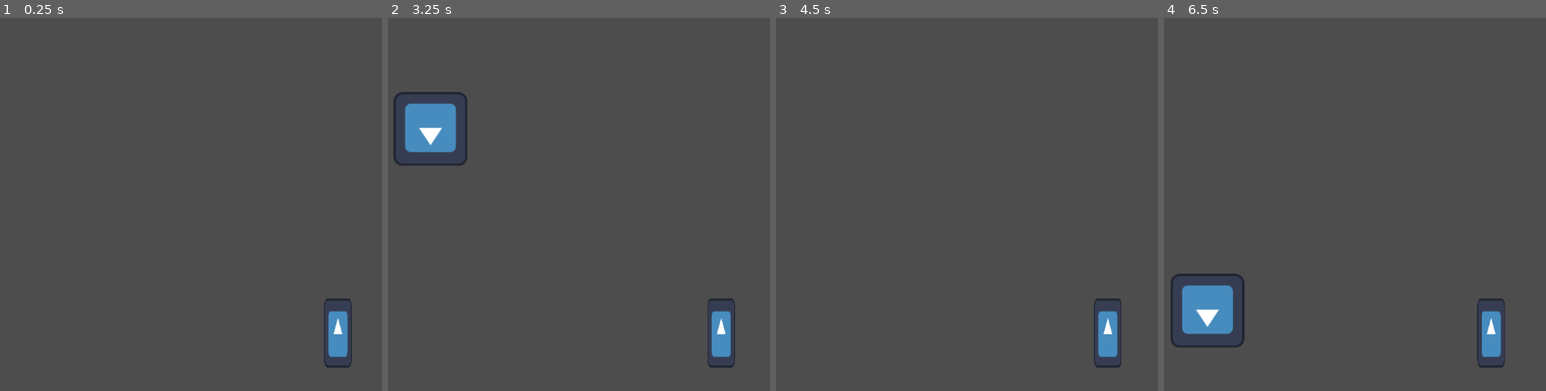
Above: before the commit, frames 1-4 (left to right).
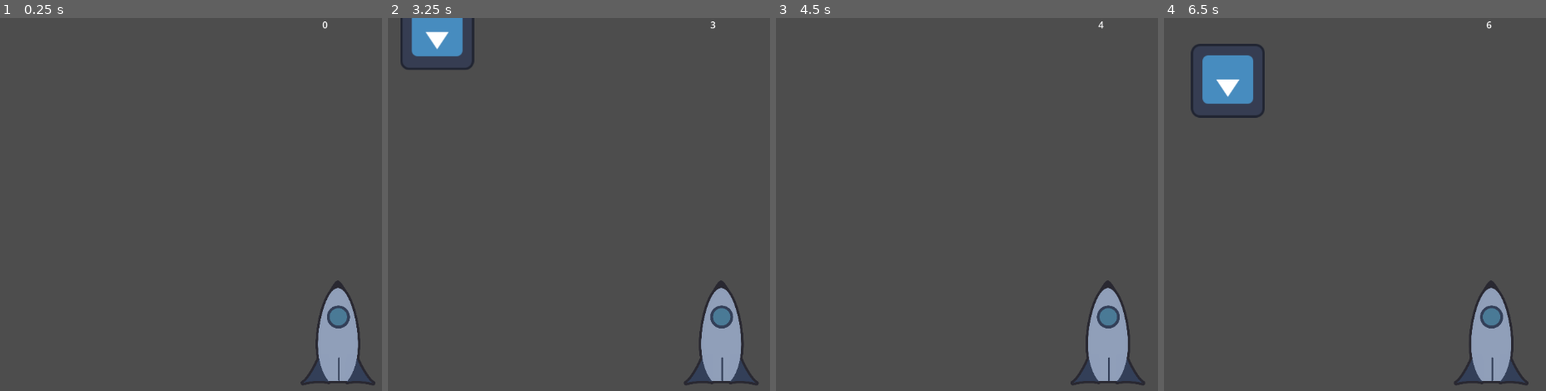
Above: after the commit, the same moments.

Repository: Ranger-NF/BlastOff
Game: Godot game, scene res://main.tscn
Same seed, same stepped clock (60 frames per second), same inputs: the game is played once before the commit and once after it. The engine's default icon, where the game draws it, is replaced by a stand-in: a white triangle on a blue panel in a dark square.
Inputs (mouse positions are in pixels of both pictures, inside the frame that each line leads up to):
- Up to frame 1 (0.25 s): no input
- Up to frame 2 (3.25 s): tap Enter at 0.5, 2 s; move the mouse to (outside the picture) at 0.52 s; click (outside the picture) at 0.67 s; tap Space at 1.25, 2.75 s; drag from (579, 223) to (727, 331) at 1.27 s; move the mouse to (outside the picture) at 2.02 s; click (outside the picture) at 2.17 s; drag from (682, 279) to (514, 148) at 2.77 s
- Up to frame 3 (4.5 s): move the mouse to (outside the picture) at 3.52 s; click (outside the picture) at 3.67 s; drag from (902, 148) to (1112, 331) at 4.27 s
- Up to frame 4 (6.5 s): move the mouse to (1523, 204) at 5.02 s; click (1523, 204) at 5.17 s; tap Enter at 5.75 s; drag from (1389, 111) to (1355, 223) at 5.77 s

The runs differ from the first frame. In frame 1, 2.8% of the frame differs, in the area x 78-99%, y 0-99%; in frame 2, 6.8%; in frame 3, 2.8%; in frame 4, 7.3%, in the area x 1-96%, y 0-99%.

Commit message:
Added rocket texture, basic ui, two singletons 🚀

Diff:
--- a/asteroids.tscn
+++ b/asteroids.tscn
@@ -7,27 +7,58 @@
 
 @export var inital_speed = 10
 @export var acceleration = 30
-@export var max_speed = 30
+@export var max_fall_speed = 30
 
 var can_move: bool = false
 var move_vec: Vector2 = Vector2.ZERO
 
+# For objects that move across the screen
+@export var horizontal_speed: float = 0 # Should be constant speed
+var moving_to_right: bool = true # True to move from left to right, false to move from right to left
+
+
 func _ready() -> void:
     can_move = true
-    move_vec.y = inital_speed
+    horizontal_speed = randf_range(0, 10) # Randomize
+
+func free_fall(delta) -> void:
+    move_vec.y += (acceleration * delta)
+    move_vec.y = limit_speed(move_vec.y, max_fall_speed)
+
+    self.position.y += move_vec.y
 
 func _physics_process(delta: float) -> void:
-    if can_move:
-        move_vec.y += (acceleration * delta)
-        move_vec.limit_length(max_speed)
+    if not can_move:
+        return
 
-        self.position.y += move_vec.y
+    if horizontal_speed == 0:
+        free_fall(delta)
+    else:
+        move_vec.y += ((0.5 * acceleration) * delta) # Gives more time for the object to move horizontally
+
+        if moving_to_right:
+            move_vec.x += (horizontal_speed * delta)
+        else:
+            move_vec.x += -1 * (horizontal_speed * delta) # Make it move to left side (-ve x)
+
+        move_vec.x = limit_speed(move_vec.x, horizontal_speed)
+        self.position += move_vec
+
+func limit_speed(current_speed: float, max_speed: float) -> float:
+    if current_speed > max_speed:
+        return max_speed
+    else:
+        return current_speed
+
+func _on_visible_on_screen_notifier_2d_screen_exited() -> void:
+    queue_free()
 "
 
 [sub_resource type="RectangleShape2D" id="RectangleShape2D_8rg67"]
 size = Vector2(120, 120)
 
-[node name="asteroids" type="Area2D"]
+[node name="asteroids" type="Area2D" groups=["obstacles"]]
+collision_mask = 2
 script = SubResource("GDScript_ymkuq")
 
 [node name="Sprite2D" type="Sprite2D" parent="."]
@@ -37,3 +68,7 @@
 [node name="CollisionShape2D" type="CollisionShape2D" parent="."]
 position = Vector2(0, -1)
 shape = SubResource("RectangleShape2D_8rg67")
+
+[node name="VisibleOnScreenNotifier2D" type="VisibleOnScreenNotifier2D" parent="."]
+
+[connection signal="screen_exited" from="VisibleOnScreenNotifier2D" to="." method="_on_visible_on_screen_notifier_2d_screen_exited"]
--- /dev/null
+++ b/game_manager.gd
@@ -0,0 +1,7 @@
+extends Node
+
+signal game_started
+signal game_over
+
+signal player_health_changed
+signal rocket_speed_changed
--- a/main.tscn
+++ b/main.tscn
@@ -1,12 +1,24 @@
-[gd_scene load_steps=4 format=3 uid="uid://dikpya2pi0i66"]
+[gd_scene load_steps=5 format=3 uid="uid://dikpya2pi0i66"]
 
 [ext_resource type="PackedScene" uid="uid://c1tug87fw4xs" path="res://rocket.tscn" id="1_nmvdq"]
 [ext_resource type="PackedScene" uid="uid://c7xy671srn8rt" path="res://asteroids.tscn" id="2_xclxf"]
+[ext_resource type="PackedScene" uid="uid://0ckqin0njvj4" path="res://ui.tscn" id="3_05n13"]
 
 [sub_resource type="GDScript" id="GDScript_vu1uo"]
 script/source = "extends Node2D
 
 @export var asteroid_node: PackedScene
+var is_game_running: bool = false
+
+func _ready() -> void:
+    GameManager.game_started.connect(restart_game)
+    GameManager.game_over.connect(_on_game_over)
+
+    GameManager.emit_signal(\"game_started\")
+
+func _physics_process(delta: float) -> void:
+    if is_game_running:
+        StatManager.time_spent += delta
 
 func spawn_asteroids():
     var screen_size = get_viewport_rect().size.x
@@ -16,6 +28,18 @@
     new_asteroid.position = spawn_location
     add_child(new_asteroid)
 
+func _on_game_over() -> void:
+    is_game_running = false
+    $AsteroidTimer.stop()
+
+    await get_tree().create_timer(3).timeout
+
+    GameManager.emit_signal(\"game_started\")
+
+func restart_game() -> void:
+    is_game_running = true
+    StatManager.time_spent = 0
+    $AsteroidTimer.start()
 
 func _on_asteroid_timer_timeout() -> void:
     spawn_asteroids()
@@ -30,6 +54,7 @@
 
 [node name="AsteroidTimer" type="Timer" parent="."]
 wait_time = 3.0
-autostart = true
+
+[node name="UI" parent="." instance=ExtResource("3_05n13")]
 
 [connection signal="timeout" from="AsteroidTimer" to="." method="_on_asteroid_timer_timeout"]
--- a/project.godot
+++ b/project.godot
@@ -15,9 +15,19 @@
 config/features=PackedStringArray("4.2", "GL Compatibility")
 config/icon="res://icon.svg"
 
+[autoload]
+
+StatManager="*res://stat_manager.gd"
+GameManager="*res://game_manager.gd"
+
 [input_devices]
 
 pointing/emulate_touch_from_mouse=true
+
+[layer_names]
+
+2d_physics/layer_1="Obstacles"
+2d_physics/layer_2="Player"
 
 [rendering]
 
--- a/rocket.tscn
+++ b/rocket.tscn
@@ -1,6 +1,6 @@
 [gd_scene load_steps=4 format=3 uid="uid://c1tug87fw4xs"]
 
-[ext_resource type="Texture2D" uid="uid://c7yipgfafwnau" path="res://icon.svg" id="1_hyjbm"]
+[ext_resource type="Texture2D" uid="uid://cdelynp7nbp4" path="res://rocket.png" id="1_m874q"]
 
 [sub_resource type="GDScript" id="GDScript_lpiqs"]
 script/source = "extends Area2D
@@ -15,9 +15,18 @@
     RESET
 }
 
+signal player_hurt
+
+var is_game_running: bool = false
+
 var has_recieved_input: bool
 var move_vec: Vector2
 var direction_to_move: int # Either left or tight (from enum)
+
+func _ready() -> void:
+    GameManager.game_started.connect(_on_game_start)
+    GameManager.game_over.connect(_on_game_over)
+    self.connect(\"player_hurt\", _on_hurt)
 
 func move(delta: float):
     # Increment velocity with acceleration if given the input
@@ -48,7 +57,8 @@
         move_vec = Vector2.ZERO # Resets the velocity to sudden stop
 
 func _physics_process(delta: float) -> void:
-    move(delta)
+    if is_game_running:
+        move(delta)
 
 func _input(event: InputEvent) -> void:
     if !(event is InputEventScreenDrag) and !(event is InputEventScreenTouch) and !(event is InputEventMouse):
@@ -62,18 +72,36 @@
         direction_to_move = LEFT
 
     has_recieved_input = true
+
+func _on_hurt():
+    GameManager.emit_signal(\"game_over\")
+    print(\"PLACEHOLDER: Player got hurt\")
+
+func _on_area_shape_entered(_area_rid: RID, area: Area2D, _area_shape_index: int, _local_shape_index: int) -> void:
+    if area.is_in_group(\"obstacles\"):
+        emit_signal(\"player_hurt\")
+
+func _on_game_start() -> void:
+    is_game_running = true
+
+func _on_game_over() -> void:
+    is_game_running = false
 "
 
-[sub_resource type="RectangleShape2D" id="RectangleShape2D_fly6p"]
-size = Vector2(46, 113)
+[sub_resource type="CapsuleShape2D" id="CapsuleShape2D_782wp"]
+radius = 40.0
+height = 177.0
 
 [node name="Rocket" type="Area2D"]
+collision_layer = 2
 script = SubResource("GDScript_lpiqs")
 
 [node name="Sprite2D" type="Sprite2D" parent="."]
-scale = Vector2(0.375, 0.9375)
-texture = ExtResource("1_hyjbm")
+scale = Vector2(0.2, 0.2)
+texture = ExtResource("1_m874q")
 
 [node name="CollisionShape2D" type="CollisionShape2D" parent="."]
 position = Vector2(0, -0.5)
-shape = SubResource("RectangleShape2D_fly6p")
+shape = SubResource("CapsuleShape2D_782wp")
+
+[connection signal="area_shape_entered" from="." to="." method="_on_area_shape_entered"]
--- /dev/null
+++ b/stat_manager.gd
@@ -0,0 +1,14 @@
+extends Node
+
+var time_spent: float
+
+# Variables for score calculation
+var score_gained: float
+
+var rocket_speed: float = 1
+
+func _calculate_score() -> void:
+    score_gained = roundi(rocket_speed * time_spent)
+
+func _physics_process(_delta: float) -> void:
+    _calculate_score()
--- /dev/null
+++ b/ui.gd
@@ -0,0 +1,14 @@
+extends Control
+
+const status_messages = {
+    "game_over": "Game Over",
+}
+
+@onready var score_label = $CanvasLayer/HBoxContainer/VBoxContainer2/Score
+@onready var game_status = $CanvasLayer/GameStatus
+
+func _physics_process(_delta: float) -> void:
+    score_label.text = "{score}".format({"score": StatManager.score_gained})
+
+func _show_game_status(current_status: String) -> void:
+    pass
--- /dev/null
+++ b/ui.tscn
@@ -0,0 +1,78 @@
+[gd_scene load_steps=2 format=3 uid="uid://0ckqin0njvj4"]
+
+[sub_resource type="GDScript" id="GDScript_ew6qc"]
+script/source = "extends Control
+
+const status_messages = {
+    \"game_over\": \"Game Over\",
+}
+
+@onready var score_label = $CanvasLayer/HBoxContainer/VBoxContainer2/Score
+@onready var game_status_label = $CanvasLayer/GameStatus
+
+func _ready() -> void:
+    GameManager.game_over.connect(_show_game_status.bind(\"game_over\"))
+
+func _physics_process(_delta: float) -> void:
+    score_label.text = \"{score}\".format({\"score\": StatManager.score_gained})
+
+func _show_game_status(current_status: String) -> void:
+    game_status_label.text = status_messages.get(current_status)
+    game_status_label.show()
+
+    await get_tree().create_timer(3).timeout
+
+    game_status_label.hide()
+
+"
+
+[node name="UI" type="Control"]
+layout_mode = 3
+anchors_preset = 15
+anchor_right = 1.0
+anchor_bottom = 1.0
+grow_horizontal = 2
+grow_vertical = 2
+script = SubResource("GDScript_ew6qc")
+
+[node name="CanvasLayer" type="CanvasLayer" parent="."]
+
+[node name="HBoxContainer" type="HBoxContainer" parent="CanvasLayer"]
+anchors_preset = 15
+anchor_right = 1.0
+anchor_bottom = 1.0
+grow_horizontal = 2
+grow_vertical = 2
+size_flags_horizontal = 3
+size_flags_vertical = 3
+
+[node name="VBoxContainer" type="VBoxContainer" parent="CanvasLayer/HBoxContainer"]
+layout_mode = 2
+size_flags_horizontal = 3
+
+[node name="VBoxContainer2" type="VBoxContainer" parent="CanvasLayer/HBoxContainer"]
+layout_mode = 2
+size_flags_horizontal = 3
+
+[node name="Score" type="Label" parent="CanvasLayer/HBoxContainer/VBoxContainer2"]
+layout_mode = 2
+size_flags_vertical = 0
+text = "Score"
+horizontal_alignment = 1
+
+[node name="VBoxContainer3" type="VBoxContainer" parent="CanvasLayer/HBoxContainer"]
+layout_mode = 2
+size_flags_horizontal = 3
+
+[node name="GameStatus" type="Label" parent="CanvasLayer"]
+visible = false
+anchors_preset = 15
+anchor_right = 1.0
+anchor_bottom = 1.0
+grow_horizontal = 2
+grow_vertical = 2
+size_flags_horizontal = 3
+size_flags_vertical = 6
+text = "Game Over"
+horizontal_alignment = 1
+vertical_alignment = 1
Binary file added: rocket.png
Not shown, added: rocket.png.import
